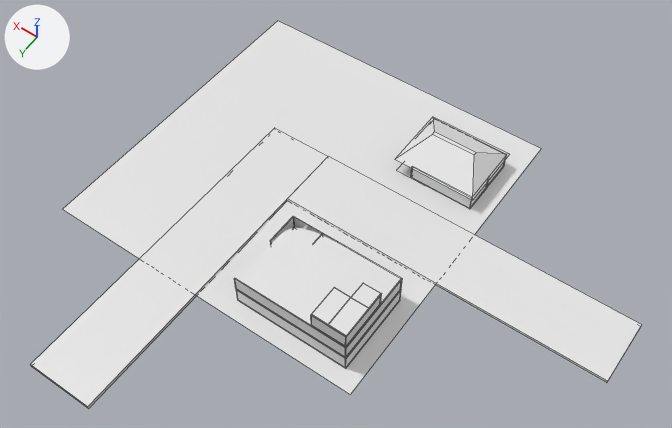
The Blender file Blender/MapModel.blend, before and after one commit.
Camera for both pictures: a 50 mm camera at (-21.8, 27.7, 41.7) aimed at (-4.1, 2.9, 2.6). Every picture has the same lights, and +X, +Y and +Z are marked at upper left. Mesh edges are drawn as thin lines on the coarser meshes.
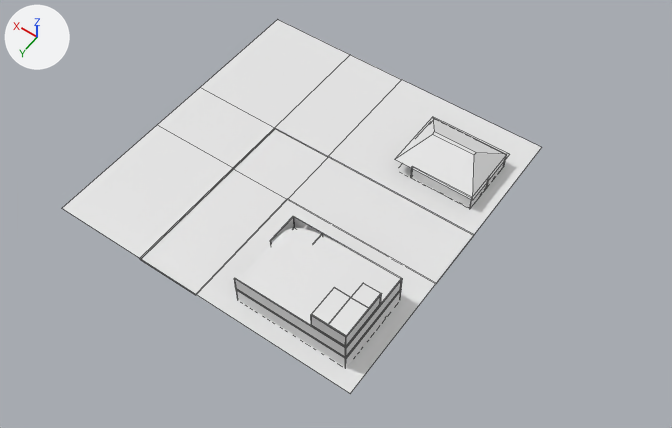
What the commit changed:
me_plane has 4 vertices, 1 face and spans x -1.0..1.0, y -1.0..1.0, z 0.0.
me_plane is used by ob_plane; location (0.0, 0.0, 0.0); scale (10.0, 10.0, 1.0).
Verts and faces of me_plane; kept vertices keep their numbers, new ones are numbered from 4.
Before the commit, vertices of me_plane: 0 (-1.0, -1.0, 0.0) at pixel (541, 148), 1 (1.0, -1.0, 0.0) at pixel (277, 20), 2 (-1.0, 1.0, 0.0) at pixel (350, 394), 3 (1.0, 1.0, 0.0) at pixel (62, 209).
Part 1, on me_plane:
Faces deleted: (0, 1, 3, 2).
New vertex 4 is at (0.4, -1.0, 0.0), pixel (350, 54).
New vertex 5 is at (0.4, 0.2, 0.0), pixel (233, 167).
New vertex 6 is at (0.0, 0.2, 0.0), pixel (287, 198).
New vertex 7 is at (0.0, -1.0, 0.0), pixel (401, 79).
New vertices 8 to 13 stand at vertices 0, 1, 4 to 7, in that order, plus (0.0, 0.8, 0.0).
New vertex 14 is at (-1.0, 0.2, 0.0), pixel (436, 283).
New vertex 15 is at (1.0, 0.2, 0.0), pixel (157, 124).
New faces: (3, 11, 5, 15), (5, 10, 9, 15), (1, 9, 10, 4), (4, 10, 13, 7), (2, 14, 6, 12), (0, 7, 13, 8).
me_cube_013 is used by ob_cube_011; location (-10.0, 0.0, 0.0); scale (10.0, 2.0, 0.1).
me_cube_013 had 8 vertices, 6 faces and spanned x -1.0..1.0, y -1.0..1.0, z -1.0..1.0.
me_cube_013 now has 8 vertices, 4 faces and spans x 0.0..1.0, y -1.0..1.0, z -1.0..0.0.
Part 2, on me_cube_013:
6 vertices are removed from x -1.0..1.0, y -1.0..1.0, z -1.0..1.0.
6 faces are deleted.
6 vertices are added at (0.0, -1.0, -1.0), (0.0, -1.0, 0.0), (0.0, 1.0, -1.0), (0.0, 1.0, 0.0), (1.0, -1.0, 0.0), (1.0, 1.0, 0.0).
4 new faces join them.
me_cube_014 is used by ob_cube_012; location (2.0, 8.0, 0.0); rotation (0.0, 0.0, 1.571), in degrees (0, 0, 90); scale (10.0, 2.0, 0.1).
me_cube_014 had 8 vertices, 6 faces and spanned x -1.0..1.0, y -1.0..1.0, z -1.0..1.0.
me_cube_014 now has 12 vertices, 7 faces and spans x -1.0..0.2, y -1.0..1.0, z -1.0..0.0.
Part 3, on me_cube_014:
6 vertices are removed from x -1.0..1.0, y -1.0..1.0, z -1.0..1.0.
6 faces are deleted.
10 vertices are added at x -1.0..0.2, y -1.0..1.0, z -1.0..0.0.
7 new faces join them.
Object 'Plane' (ob_plane) moves from (0.0, 0.0, 0.0) to (0.0, 0.0, 0.1).
Object 'Cube.011' (ob_cube_011) moves from (-10.0, 0.0, 0.0) to (-10.0, 0.0, 0.1).
Object 'Cube.012' (ob_cube_012) moves from (2.0, 8.0, 0.0) to (2.0, 8.0, 0.1).

Where the change shows, as pixel boxes [x1, y1, x2, y2] in the pictures (672 x 428 px):
'Plane', reshaped, moved
    before: [62, 21, 541, 394]
    after: [62, 19, 542, 393]
'Cube.011', reshaped, moved (48% narrower, 43% shorter)
    before: [287, 156, 641, 383]
    after: [289, 156, 474, 284]
'Cube.012', reshaped, moved (37% narrower, 40% shorter)
    before: [31, 128, 328, 409]
    after: [140, 128, 328, 295]
